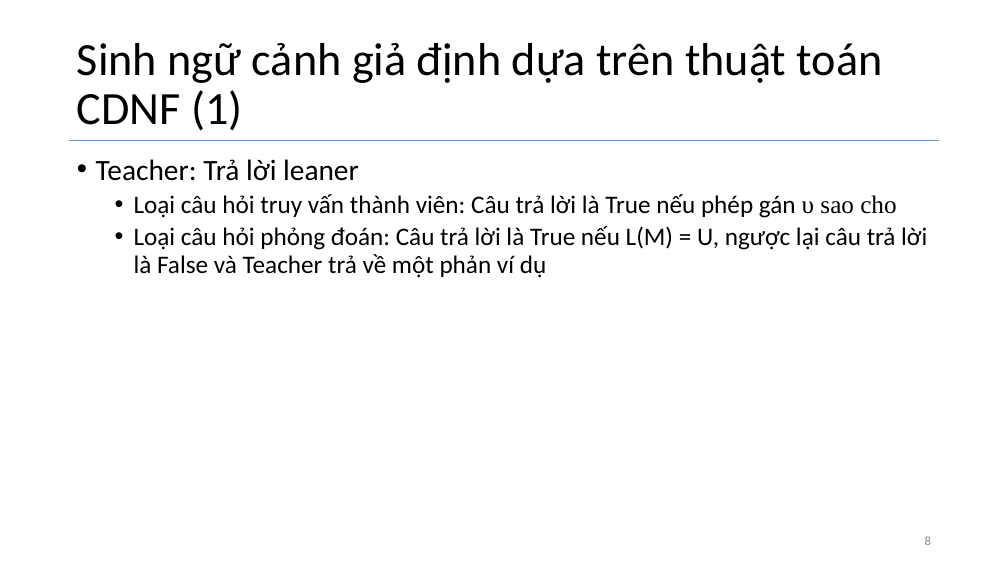
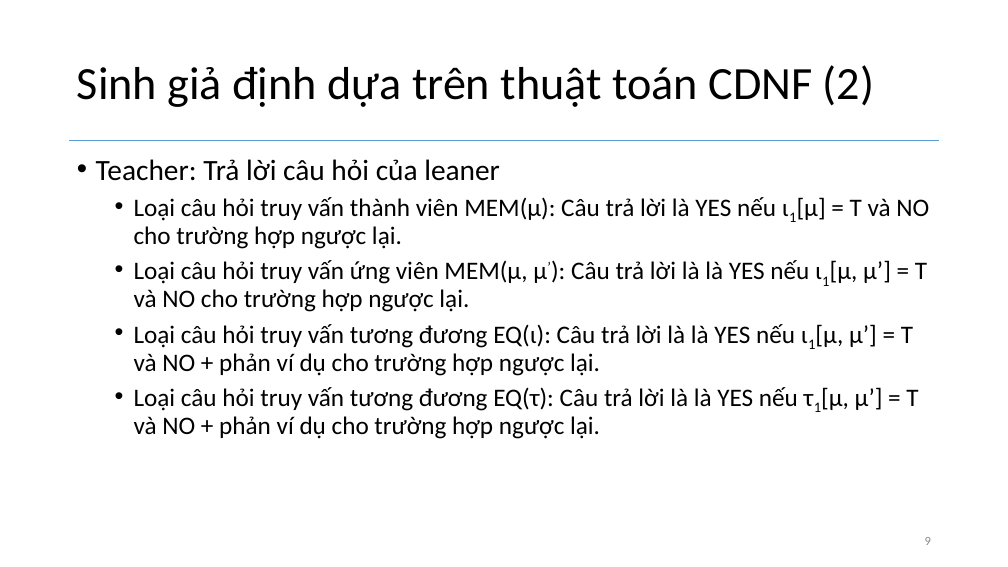
Before and after one commit to hunglv54/master, a slide deck: slide 9 of slide/hunglv_BaoCaoTienDo.pptx (slide 8 before the commit). Drawn at 1008x567 pixels with LibreOffice and Linux fonts; fonts in the diff are those of the drawing. Boxes give left, top, right and bottom in pixels: in the first picture for what was removed or moved away, otherwise in the second. Text is boxed around its words. In the diff, an @@ line names an element or a change of style, - is before the commit and + after.

```diff
--- a/slide/hunglv_BaoCaoTienDo.pptx
+++ b/slide/hunglv_BaoCaoTienDo.pptx
@@ title at bbox=[77, 65, 874, 107]: text changed @@
-Sinh ngữ cảnh giả định dựa trên thuật toán CDNF (1)
+Sinh giả định dựa trên thuật toán CDNF (2)
@@ text at bbox=[96, 159, 929, 439]: text changed @@
-• Teacher: Trả lời leaner
-  • Loại câu hỏi truy vấn thành viên: Câu trả lời là True nếu phép gán υ sao cho
-  • Loại câu hỏi phỏng đoán: Câu trả lời là True nếu L(M) = U, ngược lại câu trả lời là False và Teacher trả về một phản ví dụ
+• Teacher: Trả lời câu hỏi của leaner
+  • Loại câu hỏi truy vấn thành viên MEM(µ): Câu trả lời là YES nếu ι1[µ] = T và NO cho trường hợp ngược lại.
+  • Loại câu hỏi truy vấn ứng viên MEM(µ, µ’): Câu trả lời là là YES nếu ι1[µ, µ’] = T và NO cho trường hợp ngược lại.
+  • Loại câu hỏi truy vấn tương đương EQ(ι): Câu trả lời là là YES nếu ι1[µ, µ’] = T và NO + phản ví dụ cho trường hợp ngược lại.
+  • Loại câu hỏi truy vấn tương đương EQ(τ): Câu trả lời là là YES nếu τ1[µ, µ’] = T và NO + phản ví dụ cho trường hợp ngược lại.
```
Also in this commit, not shown: 9 other slides changed, 3 slides added, 30 other files.
